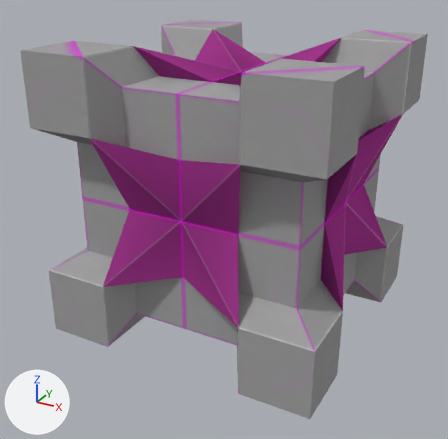
The Blender file resources/assets/taam/models/block/creative_cache.blend, before and after one commit.
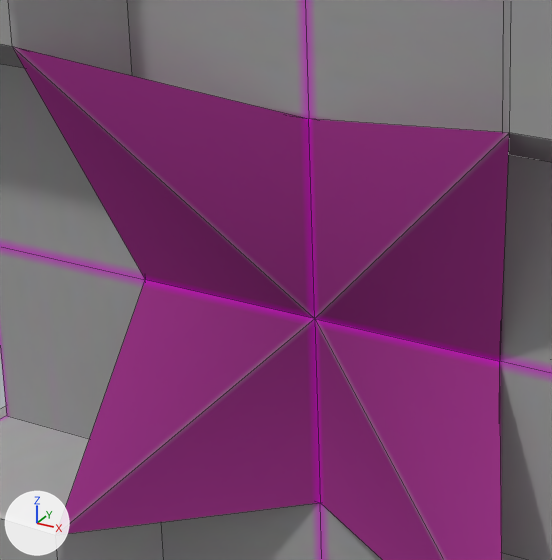
The first picture shows the older version from a 50 mm camera at (1.478, -2.401, 1.288) aimed at (0.474, -0.576, 0.376). The close-ups show both versions on the part from 19% to 57% of the width and 28% to 67% of the height of that picture. The lights are fixed; the arrows at lower left show +X, +Y and +Z. The close-ups show mesh edges as thin lines.

Objects in the first close-up: 'Creative Cache'.
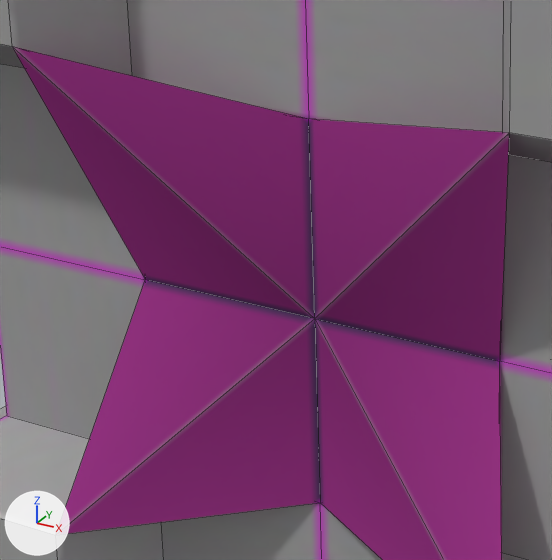
The change, as a list of edits to the scene's bpy script:
```text
Add img_conveyor_png:
    img_conveyor_png = load_image('conveyor.png', '../../textures/blocks/conveyor.png', 256, 256, 'sRGB')
Change mat_conveyor:
    mat_conveyor.texture: img_conveyor -> img_conveyor_png
Change me_ccmdl:
    where me_ccmdl.from_pydata(...)  # 25 vertices, 27 faces; spans x 0.0..0.5, y -0.5..0.0, z 0.5..1.0
    used by ob_creative_cache; location = (0.0, 0.0, 0.0)
    me_ccmdl part 1: texture (UV) coordinates of 27 of 27 faces, centred in x 0.0..0.414, y -0.414..0.0, z 0.586..1.0, changed; they spanned u 0.0..0.07, v 0.22..0.26 and now span u 0.0..0.14, v 0.42..0.48
```

Pixel boxes [x1, y1, x2, y2] of what changed, in the close-ups (552 x 560 px):
'Creative Cache', surface changed: [140, 113, 506, 508] in both
part 1 of me_ccmdl, surface changed: [0, 0, 552, 560] in both
